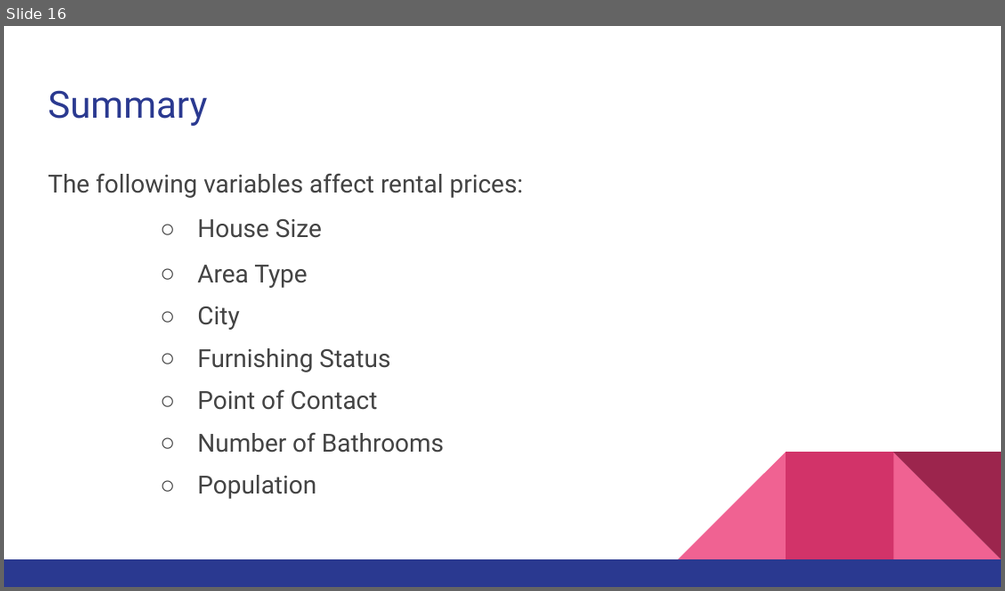
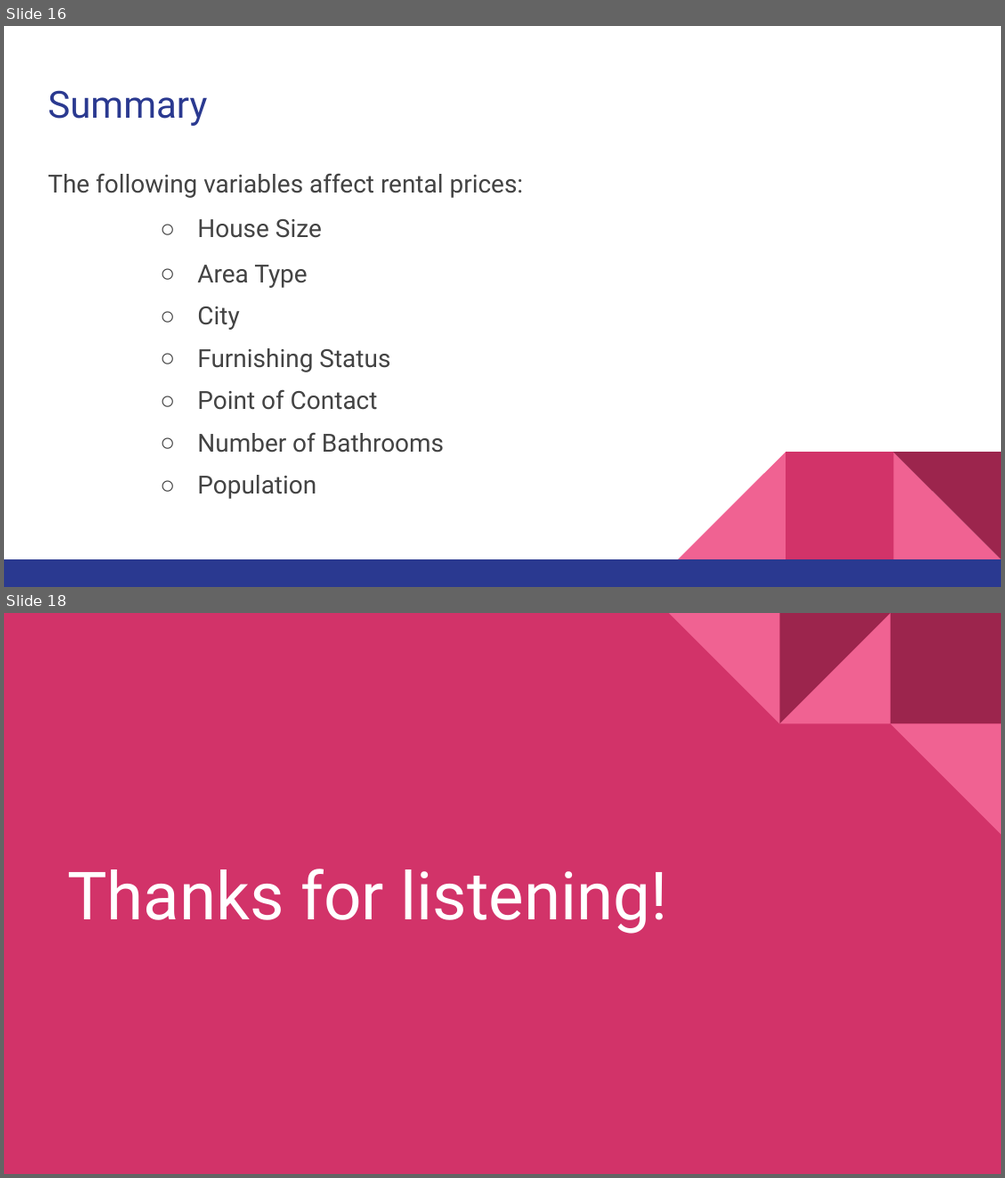
Before and after one commit to FrankMS3/Project-one, a slide deck: Project 1 Presentation.pptx. Shown one above the other, each under a label of ours: slide 16 before the commit, slides 16 and 18 after it; the slides between them are not shown. The pictures are 1005x591 and 1005x1178 pixels, drawn with LibreOffice and Linux fonts; fonts in the diff are those of the drawing. Boxes give left, top, right and bottom in pixels: in the first picture for what was removed or moved away, otherwise in the second. Text is boxed around its words. In the diff, an @@ line names an element or a change of style, - is before the commit and + after.

```diff
--- a/Project 1 Presentation.pptx
+++ b/Project 1 Presentation.pptx
@@ slide 18 added at (x1=4, y1=613, x2=1001, y2=1174), background #D23369 @@
@@ group added at (x1=669, y1=613, x2=1001, y2=835): 4 right triangles, 1 rectangle @@
@@ title added at (x1=67, y1=868, x2=668, y2=933), 48 pt, text #FFFFFF @@
+Thanks for listening!
```
Also in this commit, not shown: 3 slides changed, 1 other slide added, 1 slide removed, 1 other file.
